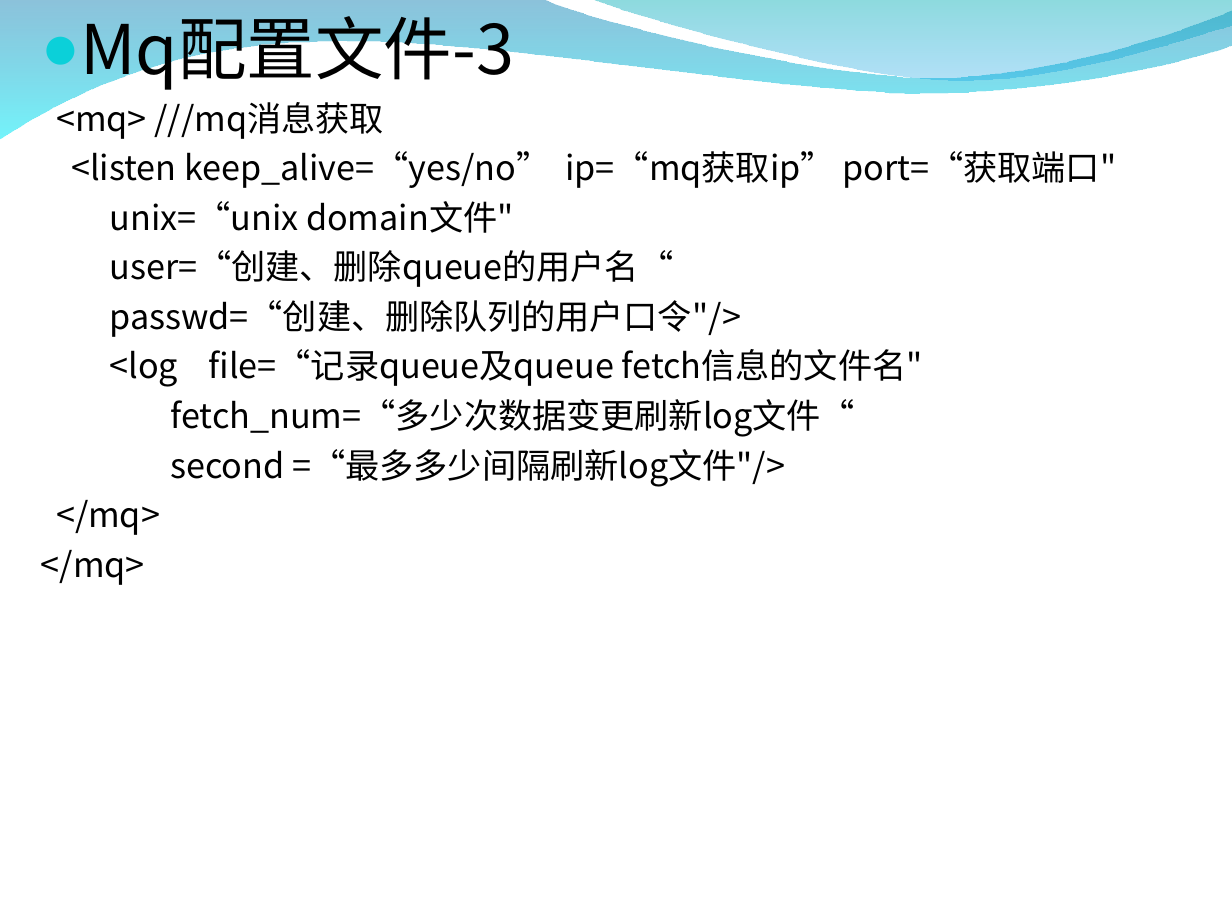
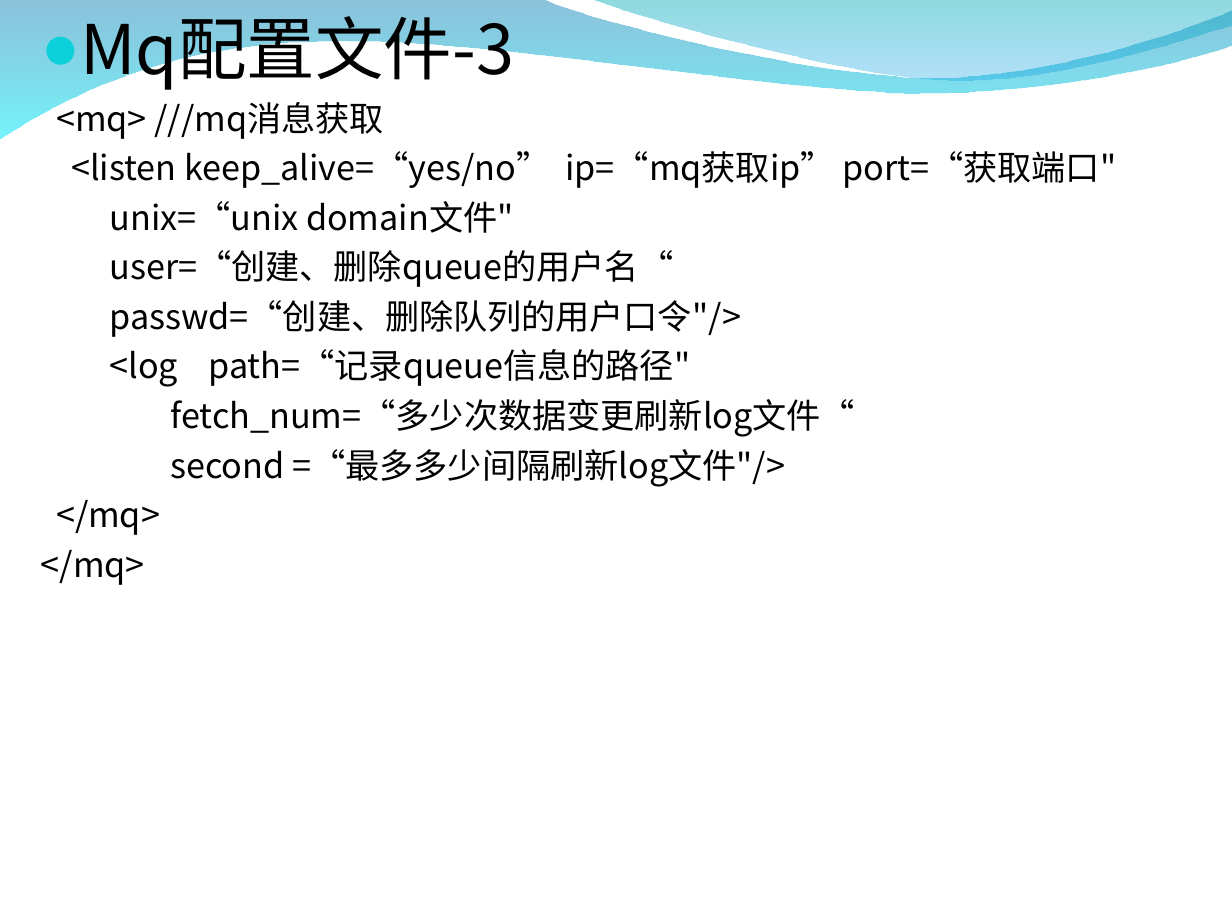
Before and after one commit to burstas/cwinux-mq, a slide deck: slide 11 of mq/doc/mq_introduce.ppt. Drawn at 1232x924 pixels with LibreOffice and Linux fonts; fonts in the diff are those of the drawing; background and template pictures are left out. Boxes give left, top, right and bottom in pixels: in the first picture for what was removed or moved away, otherwise in the second. Text is boxed around its words. In the diff, an @@ line names an element or a change of style, - is before the commit and + after.

```diff
--- a/mq/doc/mq_introduce.ppt
+++ b/mq/doc/mq_introduce.ppt
@@ text at box(110, 349, 691, 387): text changed @@
-<log file=“记录queue及queue fetch信息的文件名"
+<log path=“记录queue信息的路径"
```
Also in this commit, not shown: 5 other slides changed.
